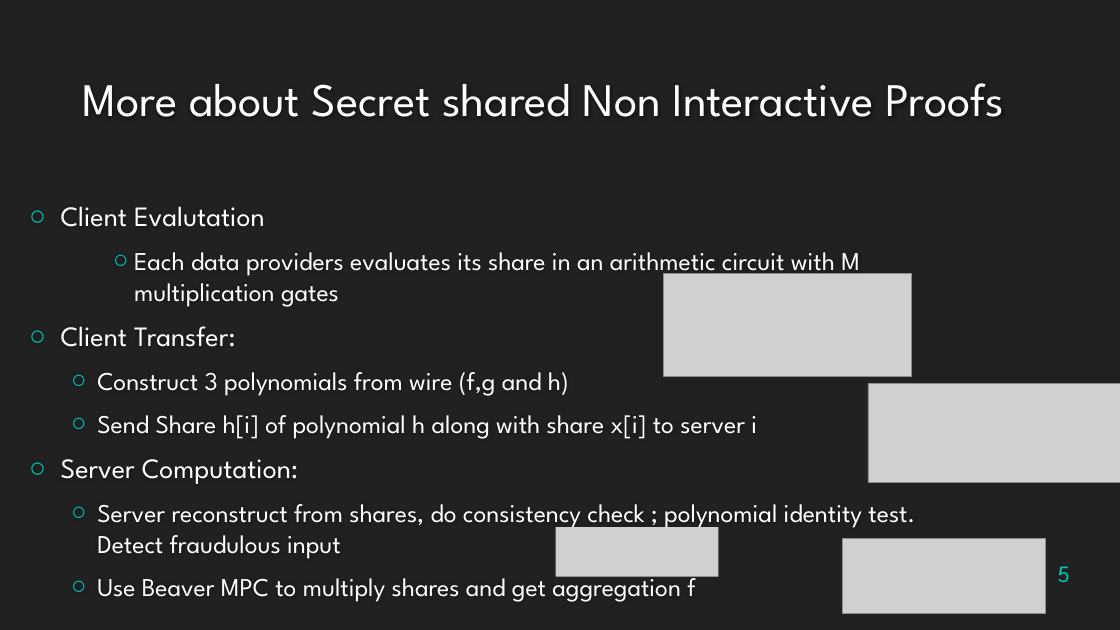
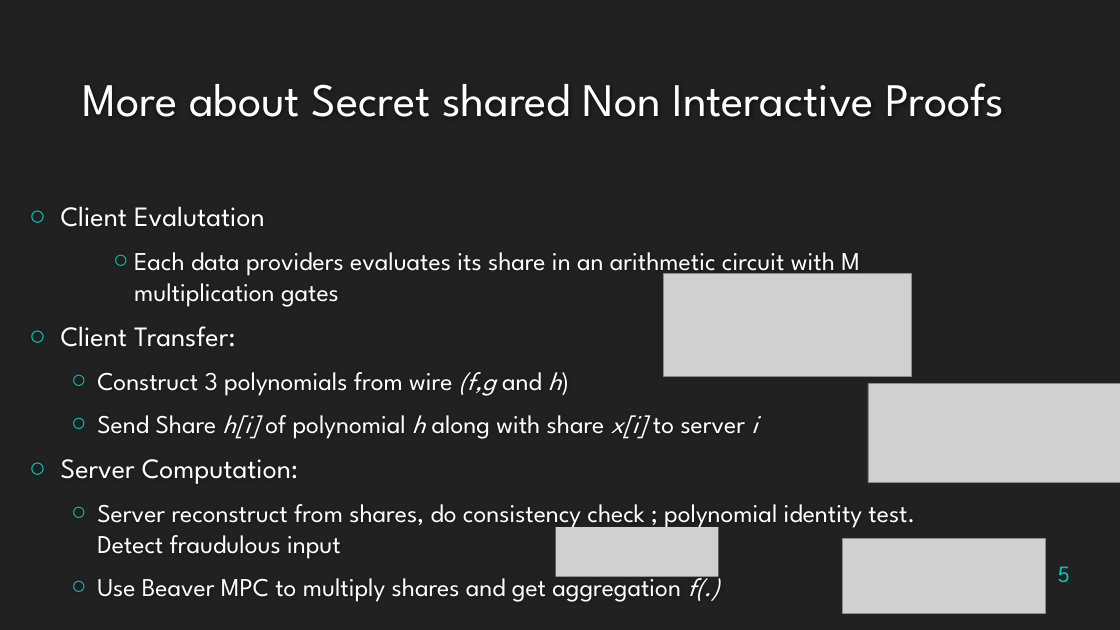
Before and after one commit to maxpr/MasterProjectDocuments, a slide deck: slide 5 of doc/Présentation.pptx. Drawn at 1120x630 pixels with LibreOffice and Linux fonts; fonts in the diff are those of the drawing; grey boxes stand for pictures; background and template pictures are left out. Boxes give left, top, right and bottom in pixels: in the first picture for what was removed or moved away, otherwise in the second. Text is boxed around its words. In the diff, an @@ line names an element or a change of style, - is before the commit and + after.

```diff
--- a/doc/Présentation.pptx
+++ b/doc/Présentation.pptx
@@ text at box(97, 372, 758, 439): italic on in "(f,g h)", "h[i] h x[i] i" @@
@@ text at box(97, 569, 720, 602): text changed @@
-  ○ Use Beaver MPC to multiply shares and get aggregation f
+  ○ Use Beaver MPC to multiply shares and get aggregation f(.)
```
Also in this commit, not shown: 6 other slides changed.
